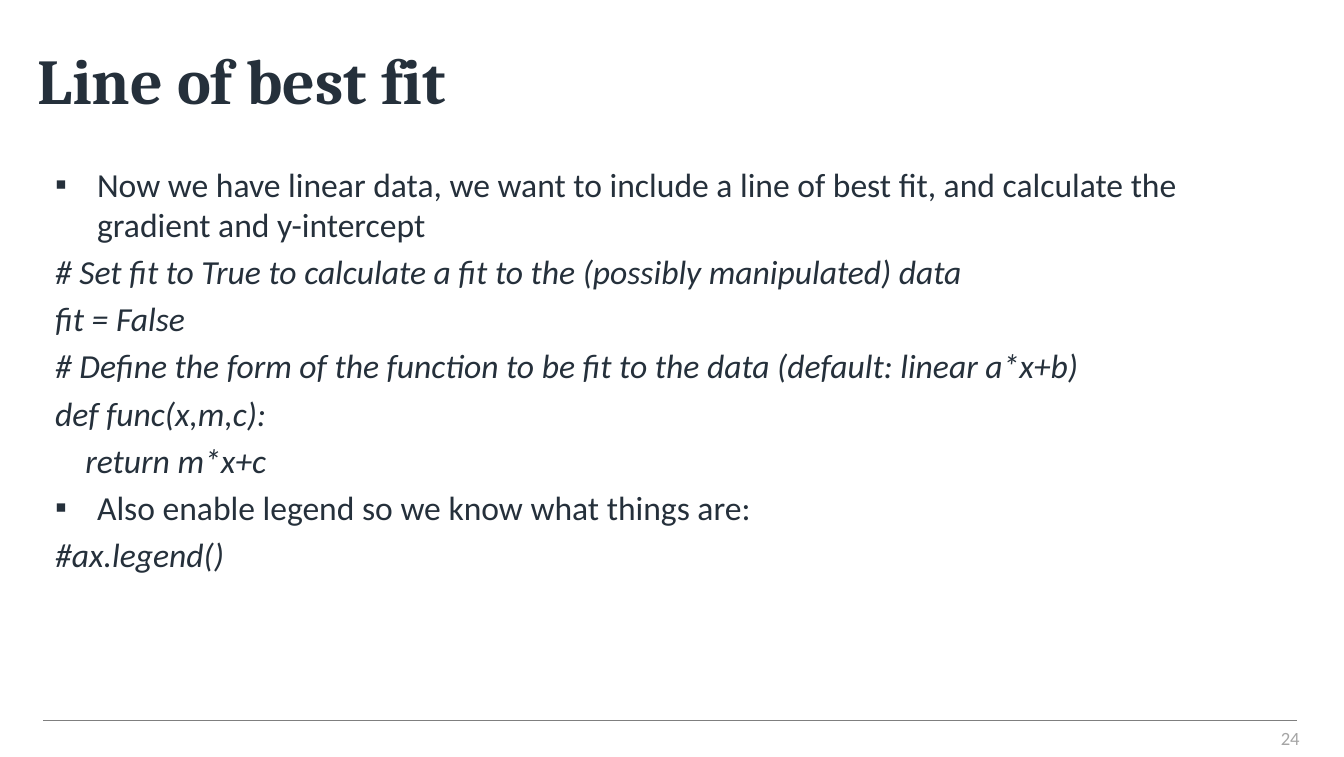
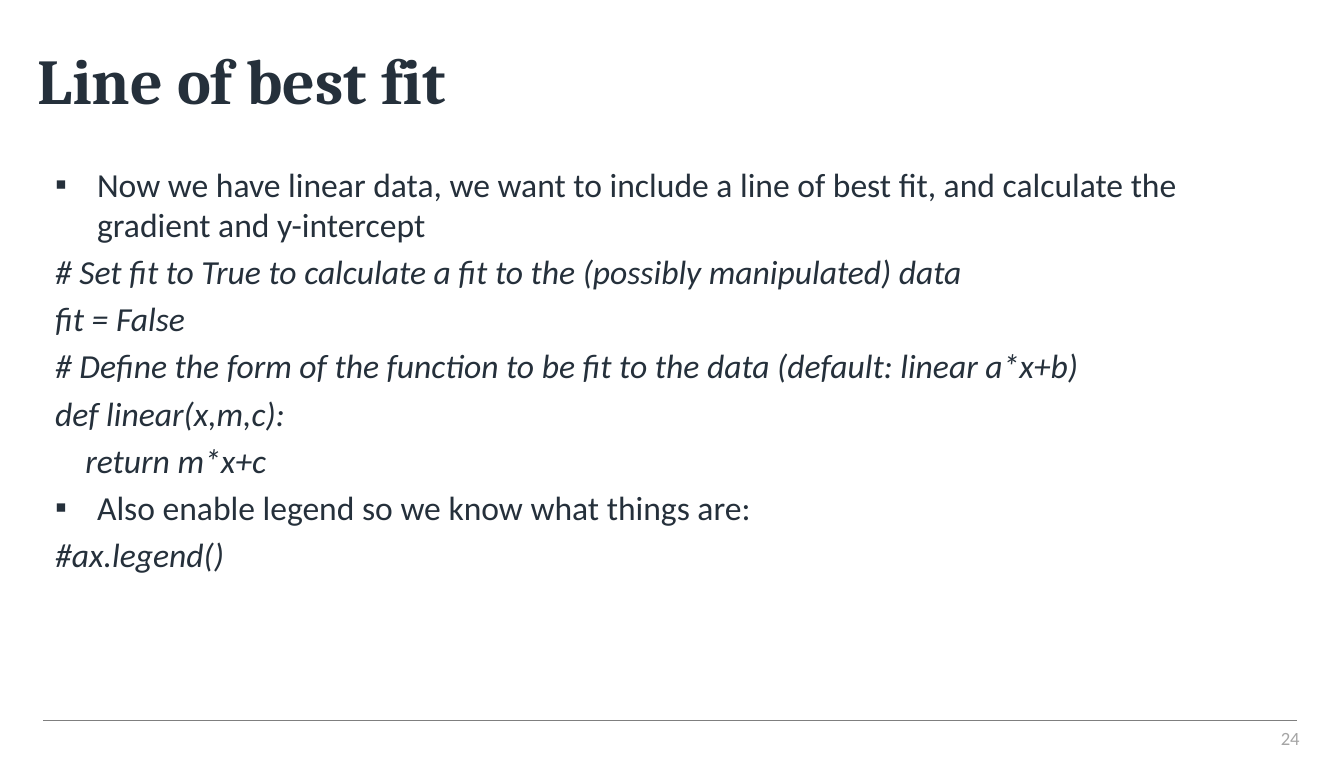
Before and after one commit to alanmlewis/ProgrammingforChem, a slide deck: slide 24 of Y1_Kinetics/Kinetics with Python.pptx. Drawn at 1344x757 pixels with LibreOffice and Linux fonts; fonts in the diff are those of the drawing; background and template pictures are left out. Boxes give left, top, right and bottom in pixels: in the first picture for what was removed or moved away, otherwise in the second. Text is boxed around its words. In the diff, an @@ line names an element or a change of style, - is before the commit and + after.

```diff
--- a/Y1_Kinetics/Kinetics with Python.pptx
+++ b/Y1_Kinetics/Kinetics with Python.pptx
@@ text at [55, 401, 285, 431]: text changed @@
-def func(x,m,c):
+def linear(x,m,c):
```
Also in this commit, not shown: 5 other slides changed, 1 other file.
